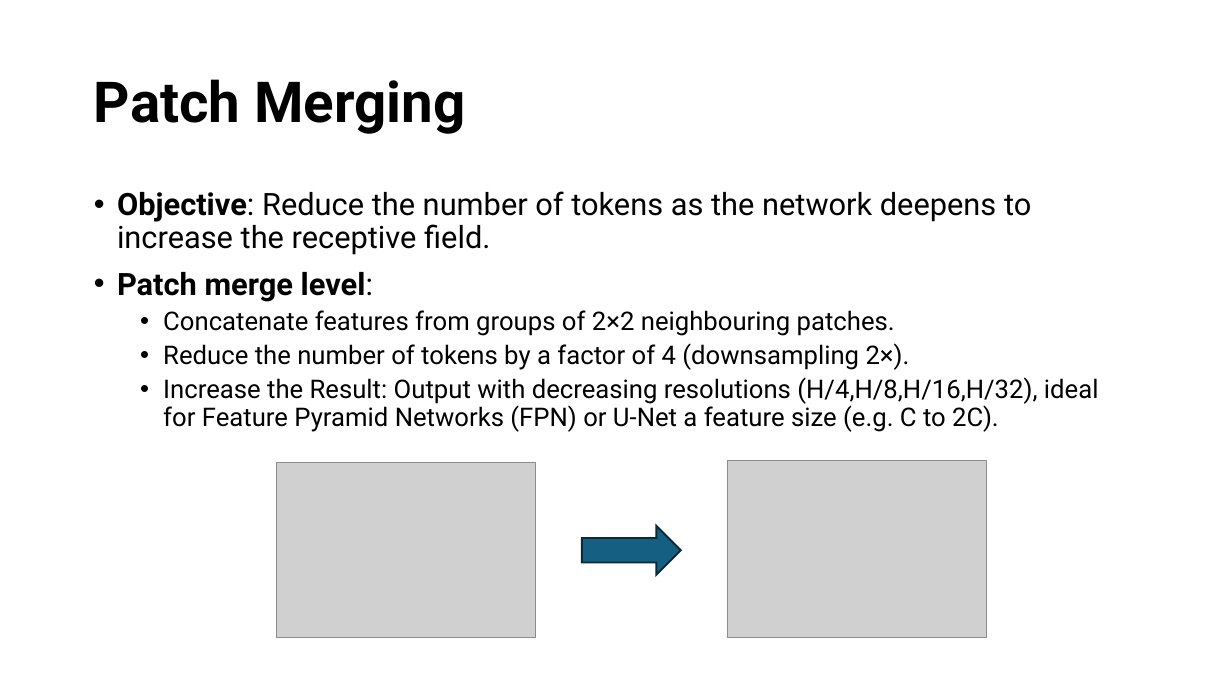
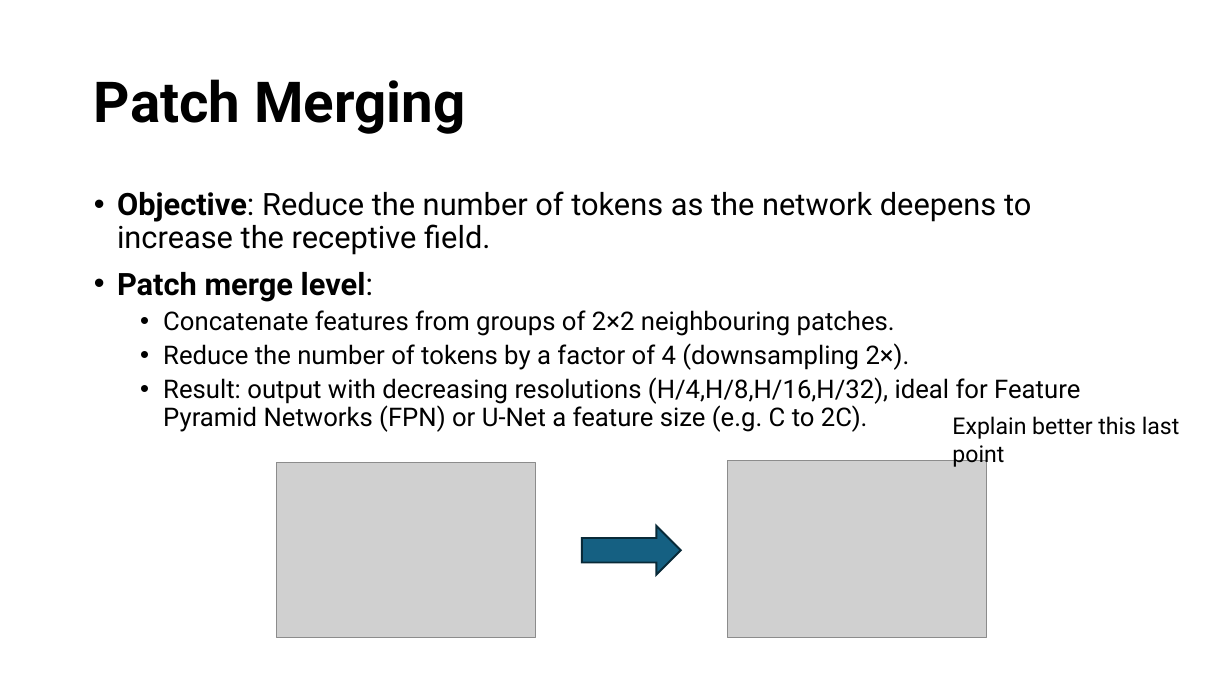
Before and after one commit to ma3ti/Swin-transformer-ChestXray, a slide deck: slide 6 of Swin.pptx. Drawn at 1232x693 pixels with LibreOffice and Linux fonts; fonts in the diff are those of the drawing; grey boxes stand for pictures. Boxes give left, top, right and bottom in pixels: in the first picture for what was removed or moved away, otherwise in the second. Text is boxed around its words. In the diff, an @@ line names an element or a change of style, - is before the commit and + after.

```diff
--- a/Swin.pptx
+++ b/Swin.pptx
@@ text at (163,377,1080,432): text changed @@
-  • Increase the Result: Output with decreasing resolutions (H/4,H/8,H/16,H/32), ideal for Feature Pyramid Networks (FPN) or U-Net a feature size (e.g. C to 2C).
+  • Result: output with decreasing resolutions (H/4,H/8,H/16,H/32), ideal for Feature Pyramid Networks (FPN) or U-Net a feature size (e.g. C to 2C).
@@ text added at (952,416,1180,467), 18 pt, text #000000 @@
+Explain better this last point
```
Also in this commit, not shown: 7 other slides changed, 3 slides added, 3 slides removed, 1 other file.
